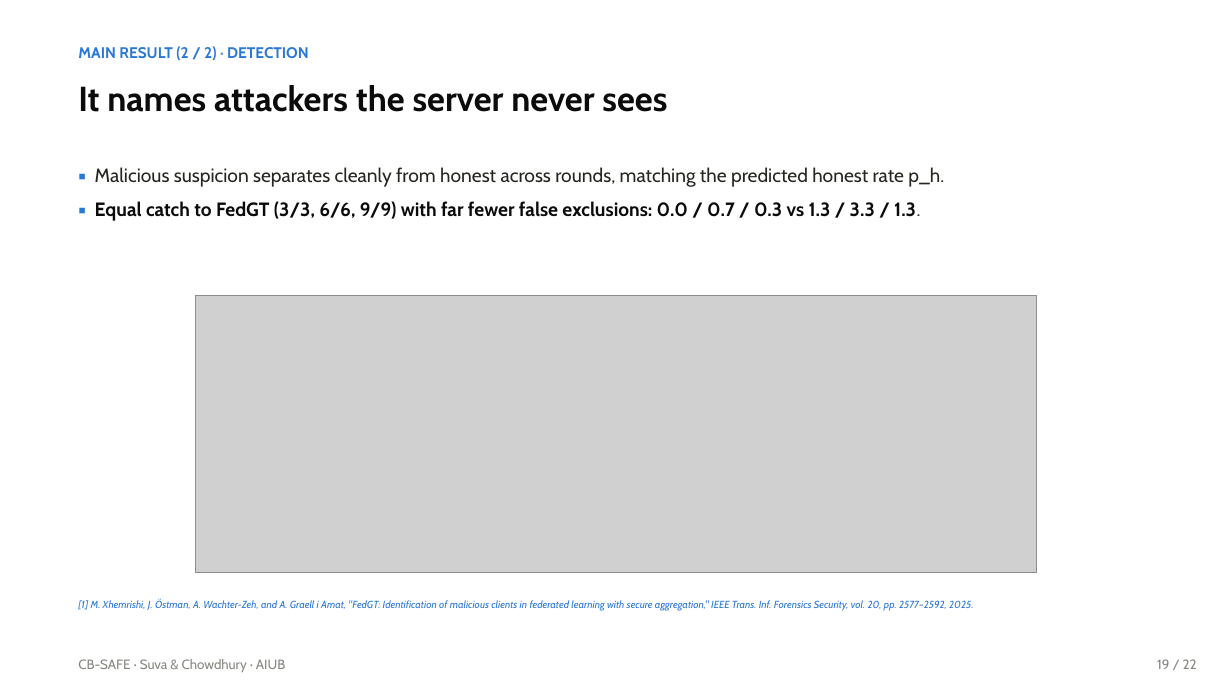
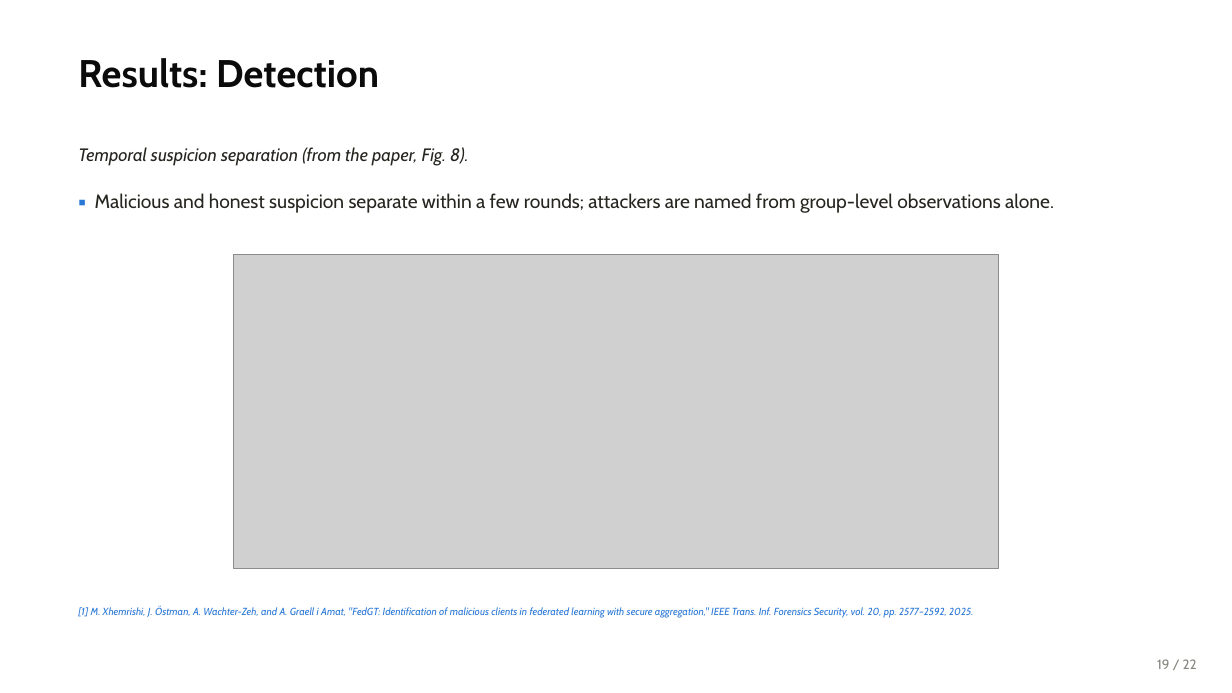
Before and after one commit to wshuv-o/cb-safe-draft, a slide deck: slide 20 of paper/cbsafe_deck.pptx. Drawn at 1232x693 pixels with LibreOffice and Linux fonts; fonts in the diff are those of the drawing; grey boxes stand for pictures. Boxes give left, top, right and bottom in pixels: in the first picture for what was removed or moved away, otherwise in the second. Text is boxed around its words. In the diff, an @@ line names an element or a change of style, - is before the commit and + after.

```diff
--- a/paper/cbsafe_deck.pptx
+++ b/paper/cbsafe_deck.pptx
@@ text at (x1=78, y1=58, x2=379, y2=88): text changed; size 12 to 30 pt; text colour #2A78D6 to #0B0B0B @@
-MAIN RESULT (2 / 2) · DETECTION
+Results: Detection
@@ text removed at (x1=78, y1=85, x2=667, y2=112) @@
-It names attackers the server never sees
@@ text added at (x1=78, y1=147, x2=468, y2=166), 14 pt, text #26251F, italic @@
+Temporal suspicion separation (from the paper, Fig. 8).
@@ text removed at (x1=95, y1=167, x2=944, y2=220) @@
-▪ Malicious suspicion separates cleanly from honest across rounds, matching the predicted honest rate p_h.
-▪ Equal catch to FedGT (3/3, 6/6, 9/9) with far fewer false exclusions: 0.0 / 0.7 / 0.3 vs 1.3 / 3.3 / 1.3.
@@ text added at (x1=95, y1=193, x2=1054, y2=213), 15 pt, text #26251F @@
+▪ Malicious and honest suspicion separate within a few rounds; attackers are named from group-level observations alone.
@@ picture resized from (x1=196, y1=296, x2=1037, y2=573) to (x1=233, y1=254, x2=999, y2=568) @@
@@ text "[1] M. Xhemrishi, J. Östman, ..." moved from (x1=78, y1=599, x2=973, y2=610) to (x1=78, y1=607, x2=973, y2=618) @@
@@ text removed at (x1=78, y1=659, x2=285, y2=672) @@
-CB-SAFE · Suva & Chowdhury · AIUB
```
Also in this commit, not shown: 23 other slides changed, 32 other files.
